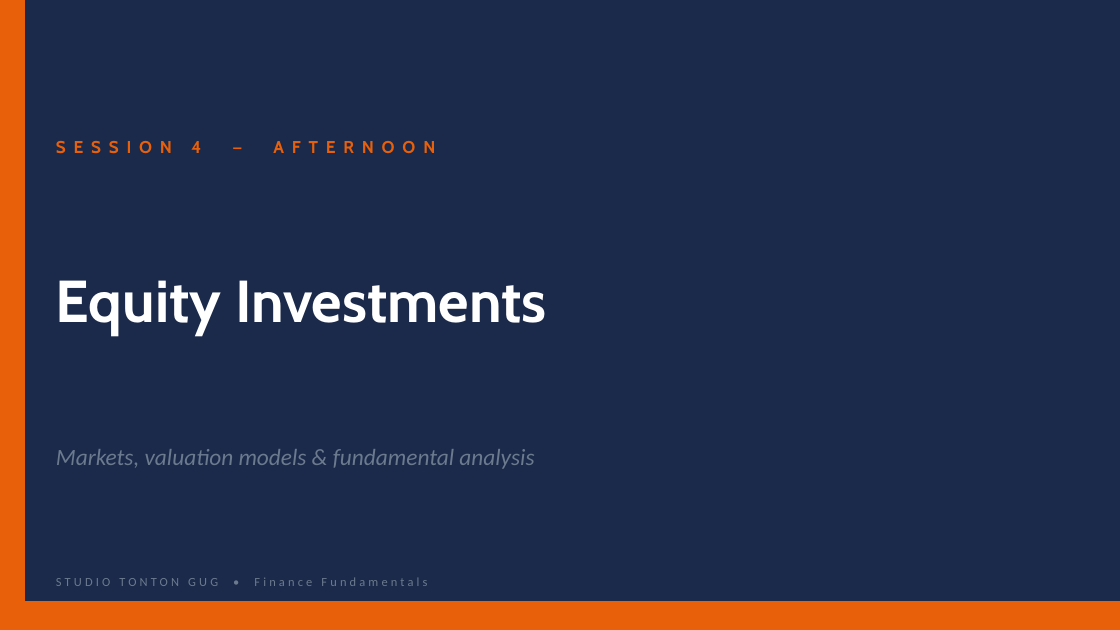
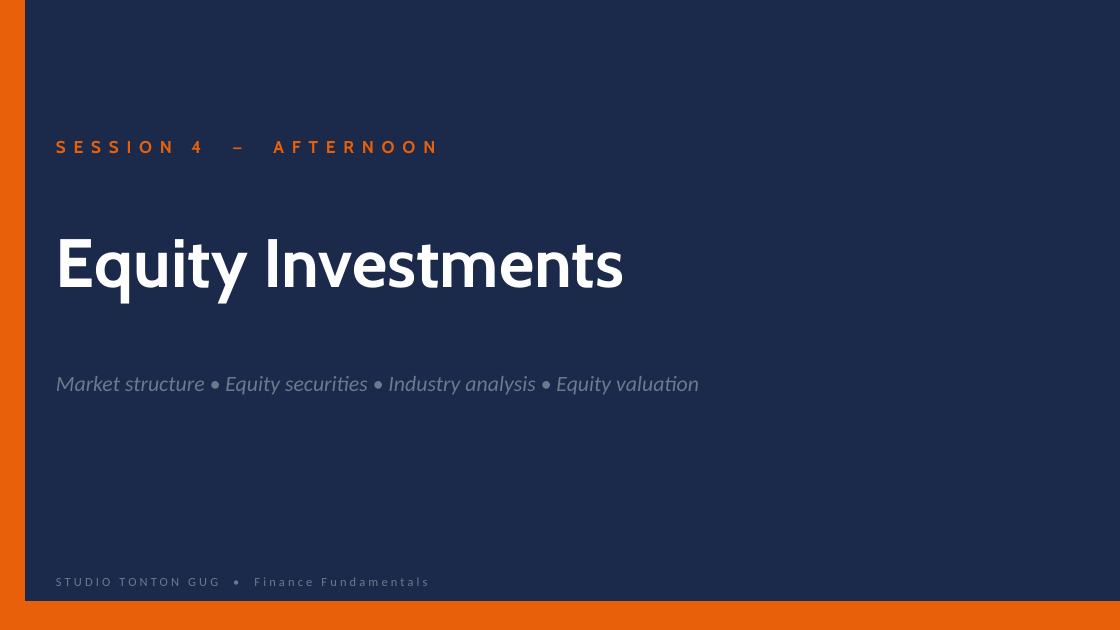
Before and after one commit to Gug4ever/Tonton_Gug_Studio, a slide deck: slide 1 of assets/finance/S08_Equity_Investments.pptx. Drawn at 1120x630 pixels with LibreOffice and Linux fonts; fonts in the diff are those of the drawing. Boxes give left, top, right and bottom in pixels: in the first picture for what was removed or moved away, otherwise in the second. Text is boxed around its words. In the diff, an @@ line names an element or a change of style, - is before the commit and + after.

```diff
--- a/assets/finance/S08_Equity_Investments.pptx
+++ b/assets/finance/S08_Equity_Investments.pptx
@@ text "Equity Investments" at (56, 239, 624, 302): size 38 to 44 pt @@
@@ text at (56, 376, 699, 395): text changed; size 15 to 14 pt @@
-Markets, valuation models & fundamental analysis
+Market structure • Equity securities • Industry analysis • Equity valuation
```
Also in this commit, not shown: 1 other slide changed, 35 slides added, 8 slides removed, 23 other files.
